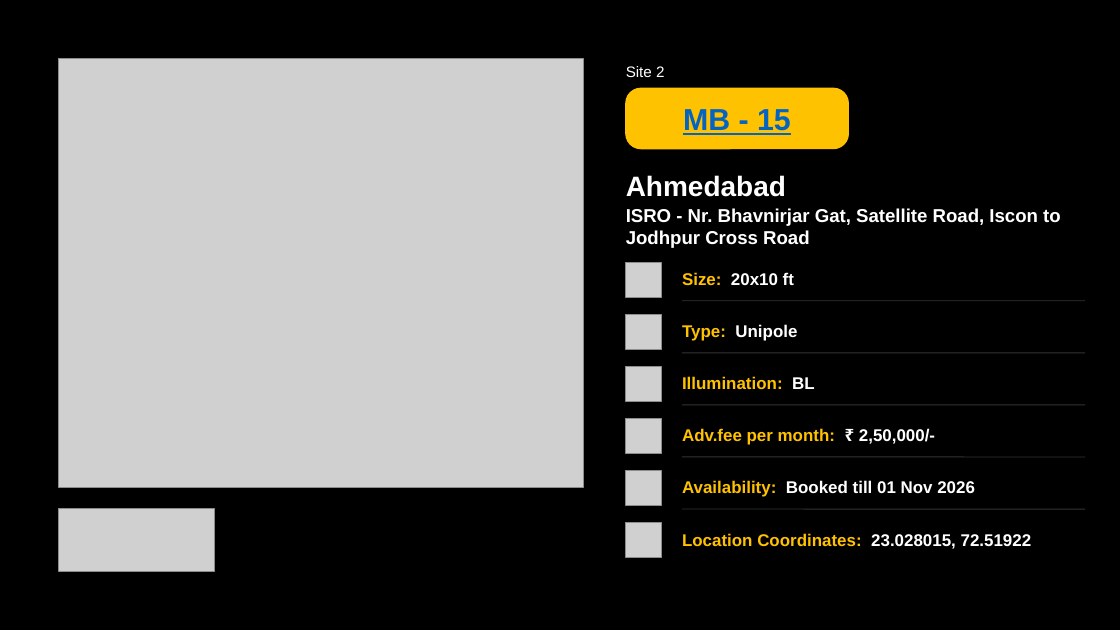
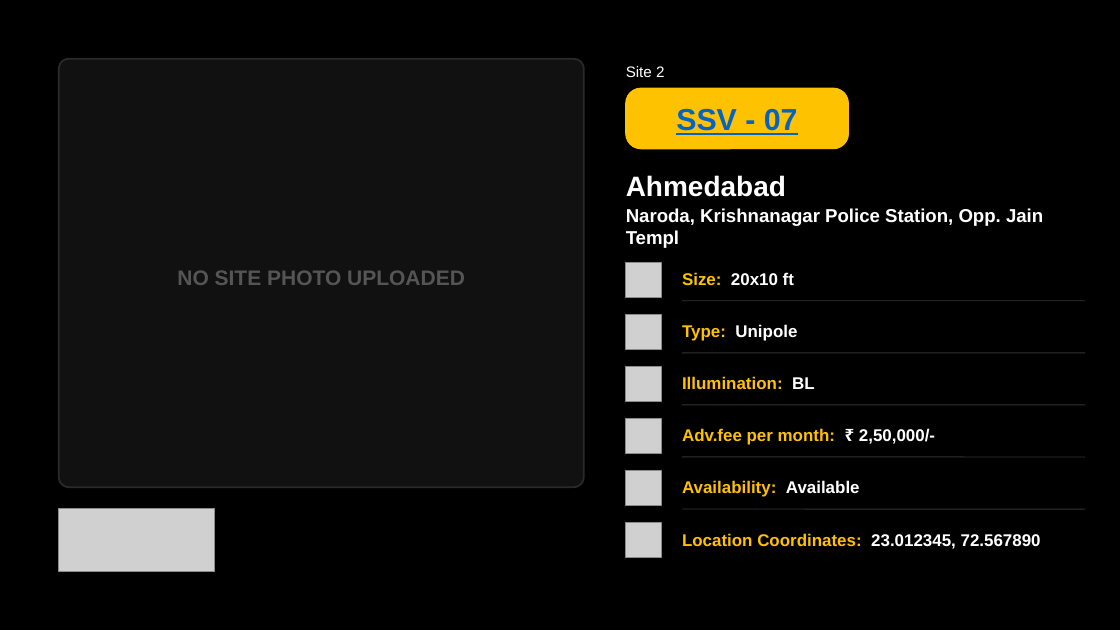
Before and after one commit to reehanpatel/mb-dashboard, a slide deck: slide 4 of server/templates/Testing 24-10-2026.pptx. Drawn at 1120x630 pixels with LibreOffice and Linux fonts; fonts in the diff are those of the drawing; grey boxes stand for pictures. Boxes give left, top, right and bottom in pixels: in the first picture for what was removed or moved away, otherwise in the second. Text is boxed around its words. In the diff, an @@ line names an element or a change of style, - is before the commit and + after.

Commit message:
feat(ppt-converter): use official automated PPT master template with brand covers and closing slide

```diff
--- a/server/templates/Testing 24-10-2026.pptx
+++ b/server/templates/Testing 24-10-2026.pptx
@@ picture removed at (59,59,584,487) @@
@@ rounded rectangle added at (59,59,584,487), fill #111111, outline #2A2A2A 1.5 pt @@
@@ text at (676,108,798,135): text changed @@
-MB - 15
+SSV - 07
@@ text at (626,208,1043,248): text changed @@
-ISRO - Nr. Bhavnirjar Gat, Satellite Road, Iscon to Jodhpur Cross Road
+Naroda, Krishnanagar Police Station, Opp. Jain Templ
@@ text added at (177,270,465,285), 18 pt, text #555555, bold @@
+NO SITE PHOTO UPLOADED
@@ text at (682,480,860,497): text changed; text colour #FFFFFF to #FFC200 @@
-Availability: Booked till 01 Nov 2026
+Availability: Available
@@ text at (682,533,1041,549): text changed @@
-Location Coordinates: 23.028015, 72.51922
+Location Coordinates: 23.012345, 72.567890
```
Also in this commit, not shown: 1 other slide changed, 3 slides removed, 1 other file.
